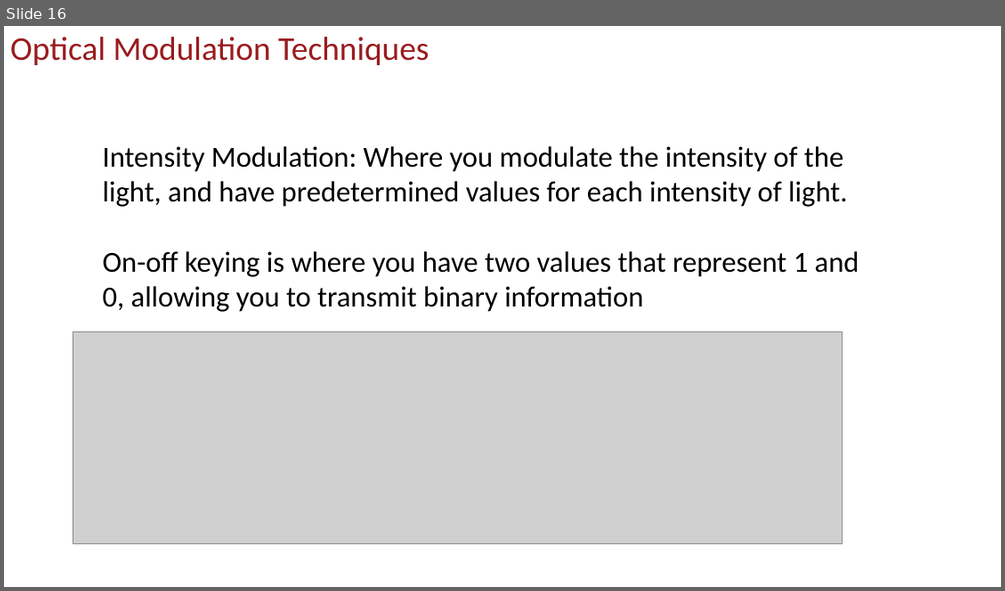
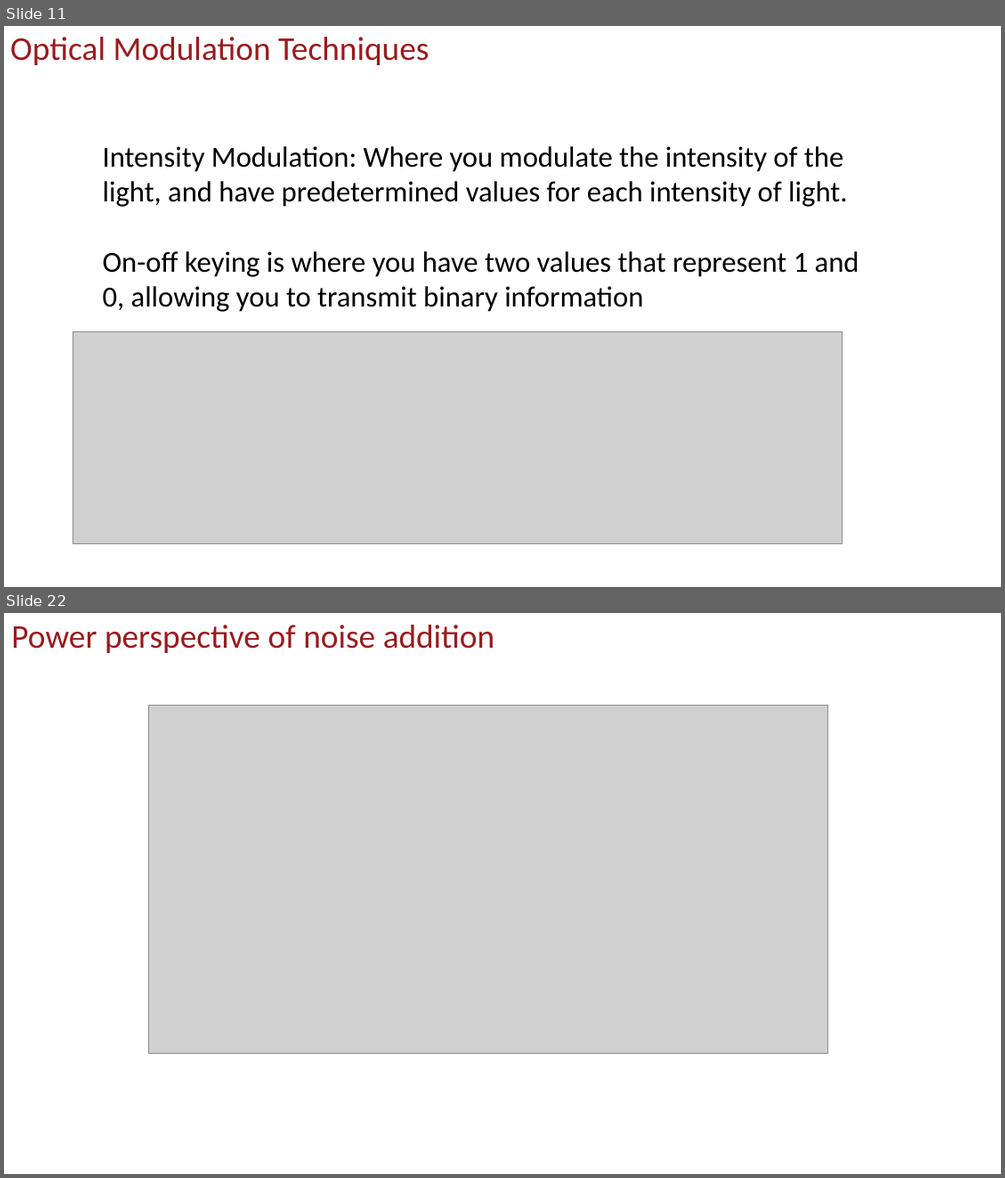
Before and after one commit to uscee105/ee105, a slide deck: assets/module-5-comm/mod-5-lecture-21-opt-comm.pptx. Shown one above the other, each under a label of ours: slide 16 before the commit, slides 11 and 22 after it; the slides between them are not shown. The pictures are 1005x591 and 1005x1178 pixels, drawn with LibreOffice and Linux fonts; fonts in the diff are those of the drawing; grey boxes stand for pictures; background and template pictures are left out. Boxes give left, top, right and bottom in pixels: in the first picture for what was removed or moved away, otherwise in the second. Text is boxed around its words. In the diff, an @@ line names an element or a change of style, - is before the commit and + after.

```diff
--- a/assets/module-5-comm/mod-5-lecture-21-opt-comm.pptx
+++ b/assets/module-5-comm/mod-5-lecture-21-opt-comm.pptx
@@ slide 22 added at [4,613,1001,1174], background #FFFFFF @@
@@ title added at [11,625,494,653], 32 pt, text #991B1E @@
+Power perspective of noise addition
@@ picture added at [149,706,828,1053] @@
@@ what was slide 16 is now slide 11 @@
```
Also in this commit, not shown: 1 slide changed, 29 other slides added, 5 slides removed, 43 other files.
